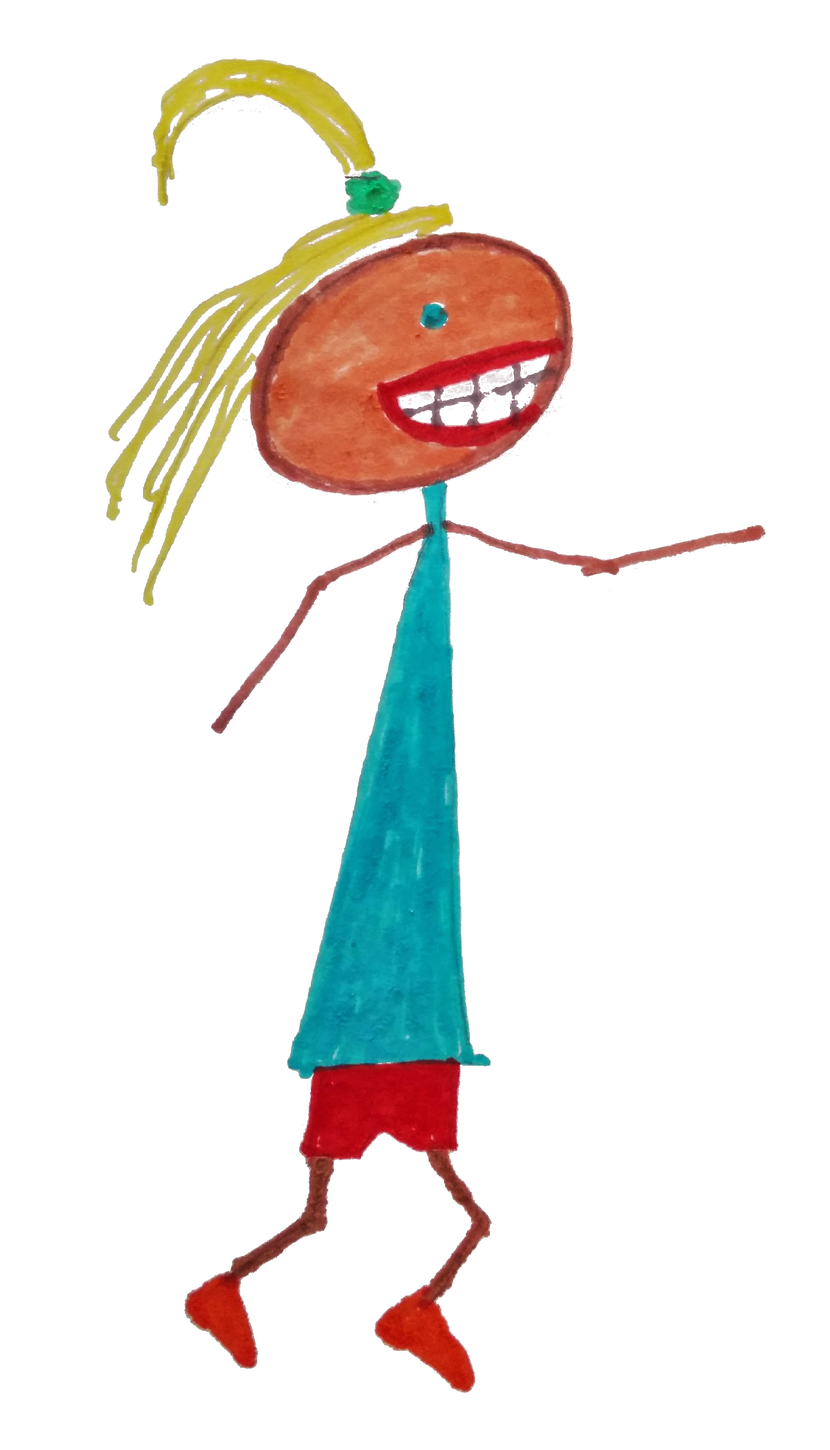
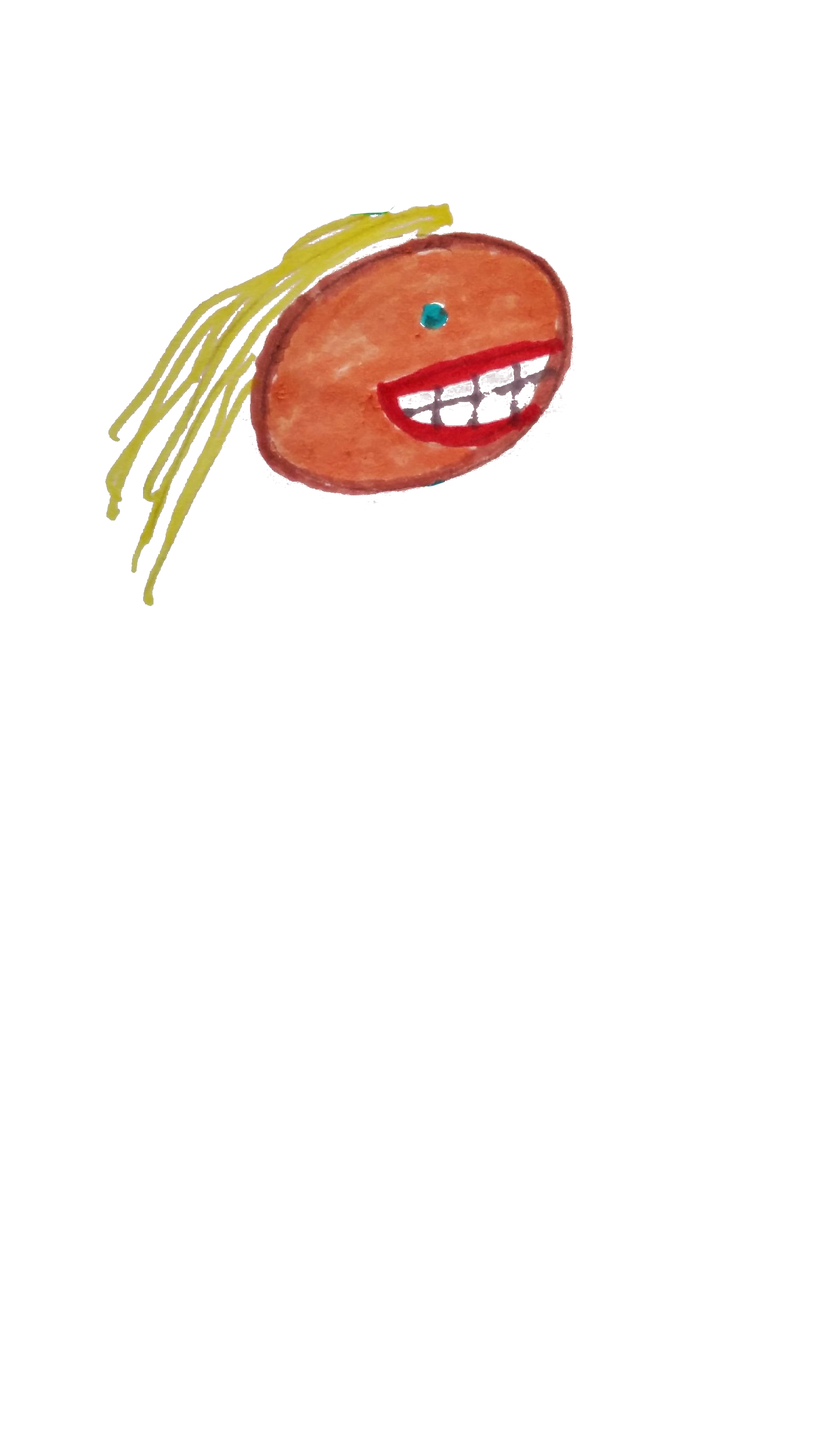
Two versions of the same layered image (830 × 1450). Layer-by-layer changes:
hid "one_leg" over [left=181, top=1156, right=335, bottom=1369]
hid "one_arm" over [left=211, top=523, right=432, bottom=734]
added layer "head" above "body" over [left=157, top=201, right=577, bottom=606]
renamed "toward.xl.png" to "body", hid it, painted on it over [left=151, top=58, right=663, bottom=1163]
hid "two_arm" over [left=441, top=518, right=766, bottom=584]
hid "two_leg" over [left=374, top=1149, right=493, bottom=1393]
